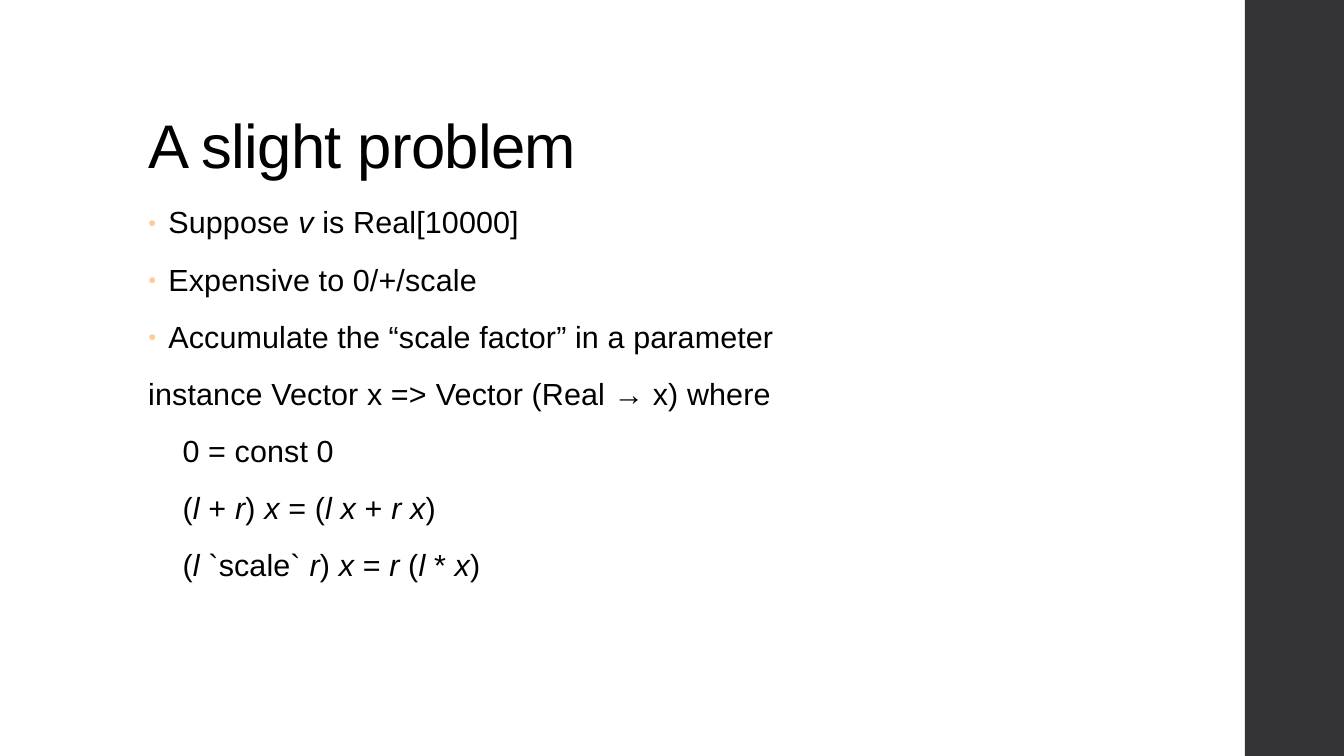
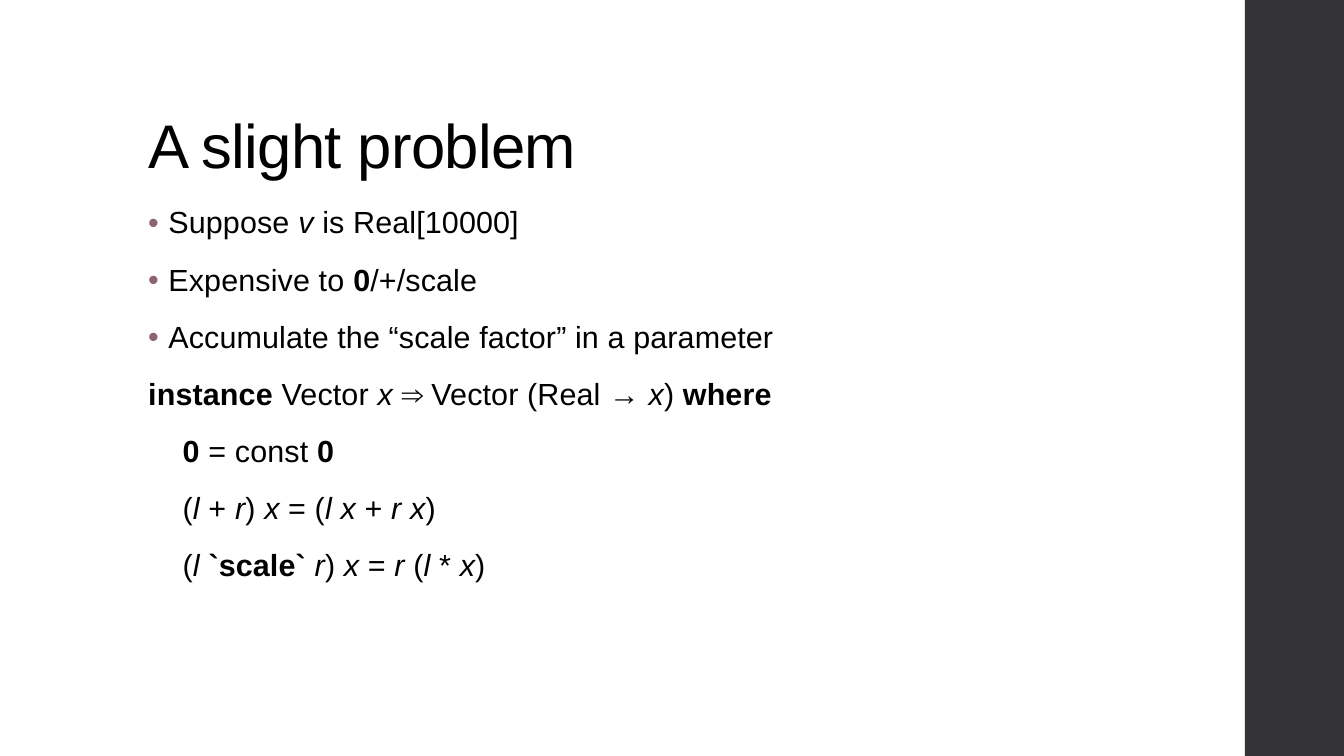
Before and after one commit to ThoughtWorksInc/DeepDarkFantasy, a slide deck: slide 23 of Talk.pptx. Drawn at 1344x756 pixels with LibreOffice and Linux fonts; fonts in the diff are those of the drawing. Boxes give left, top, right and bottom in pixels: in the first picture for what was removed or moved away, otherwise in the second. Text is boxed around its words. In the diff, an @@ line names an element or a change of style, - is before the commit and + after.

```diff
--- a/Talk.pptx
+++ b/Talk.pptx
@@ text at (168, 211, 773, 582): bold on in "0/+/scale", "0 0", "`scale`"; bullet ● to •; bullet colour #FFCC99 to #8D6374 @@
@@ text at (148, 383, 772, 411): text changed @@
-instance Vector x => Vector (Real → x) where
+instance Vector x ⇒ Vector (Real → x) where
```
Also in this commit, not shown: 38 other slides changed.
